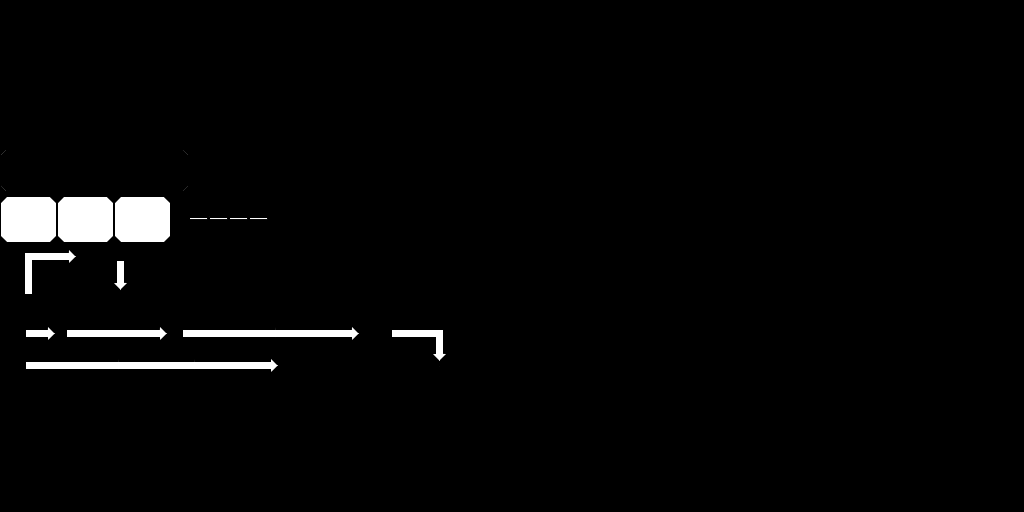
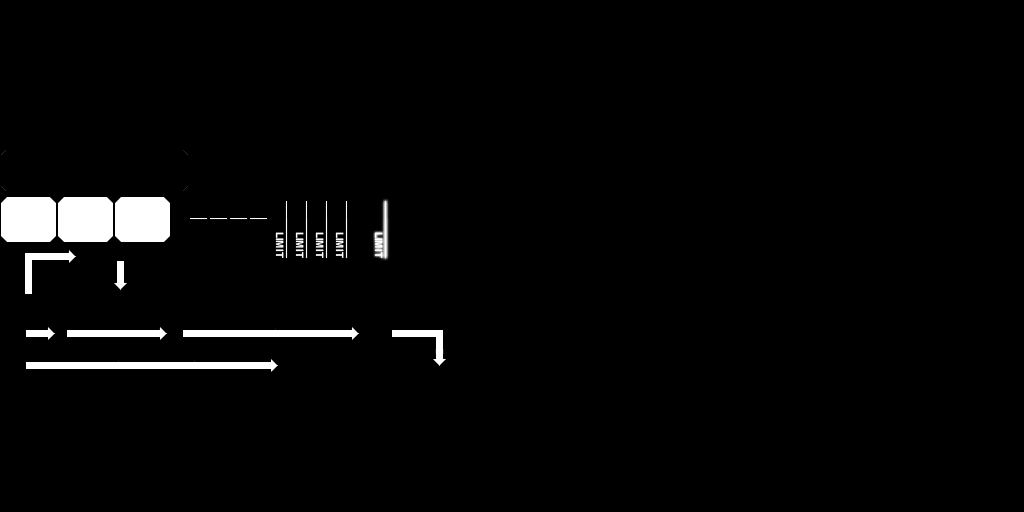
Layered file, before and after one edit (1024 x 512). Changes by layer:
painted on "Right1Down1" over (433, 348, 446, 366)
added group "Research Tier" with 13 layers in group "Themes" over (275, 198, 390, 261)
added layer "Alpha" in group "Research Tier" over (372, 198, 390, 261)
added group "Alignment" with 2 layers in group "Research Tier" over (335, 200, 349, 259)
added layer "Level" (1st of 4, in "Themes" › "Research Tier" › "Alignment") in group "Alignment" over (345, 200, 349, 259)
added layer "Text" (1st of 4, in "Themes" › "Research Tier" › "Alignment") in group "Alignment" over (335, 232, 344, 258)
added group "Empire of the Hand" (1st of 2, in "Themes" › "Research Tier") with 2 layers in group "Research Tier" over (315, 200, 329, 259)
added layer "Level" (2nd of 4, in "Themes" › "Research Tier" › "Empire of the Hand") in group "Empire of the Hand" over (325, 200, 329, 259)
added layer "Text" (2nd of 4, in "Themes" › "Research Tier" › "Empire of the Hand") in group "Empire of the Hand" over (315, 232, 324, 258)
added group "Imperial Remnant" (1st of 2, in "Themes" › "Research Tier") with 2 layers in group "Research Tier" over (295, 200, 309, 259)
added layer "Level" (3rd of 4, in "Themes" › "Research Tier" › "Imperial Remnant") in group "Imperial Remnant" over (305, 200, 309, 259)
added layer "Text" (3rd of 4, in "Themes" › "Research Tier" › "Imperial Remnant") in group "Imperial Remnant" over (295, 232, 304, 258)
added group "New Republic" (1st of 2, in "Themes" › "Research Tier") with 2 layers in group "Research Tier" over (275, 200, 289, 259)
added layer "Level" (4th of 4, in "Themes" › "Research Tier" › "New Republic") in group "New Republic" over (285, 200, 289, 259)
added layer "Text" (4th of 4, in "Themes" › "Research Tier" › "New Republic") in group "New Republic" over (275, 232, 284, 258)
